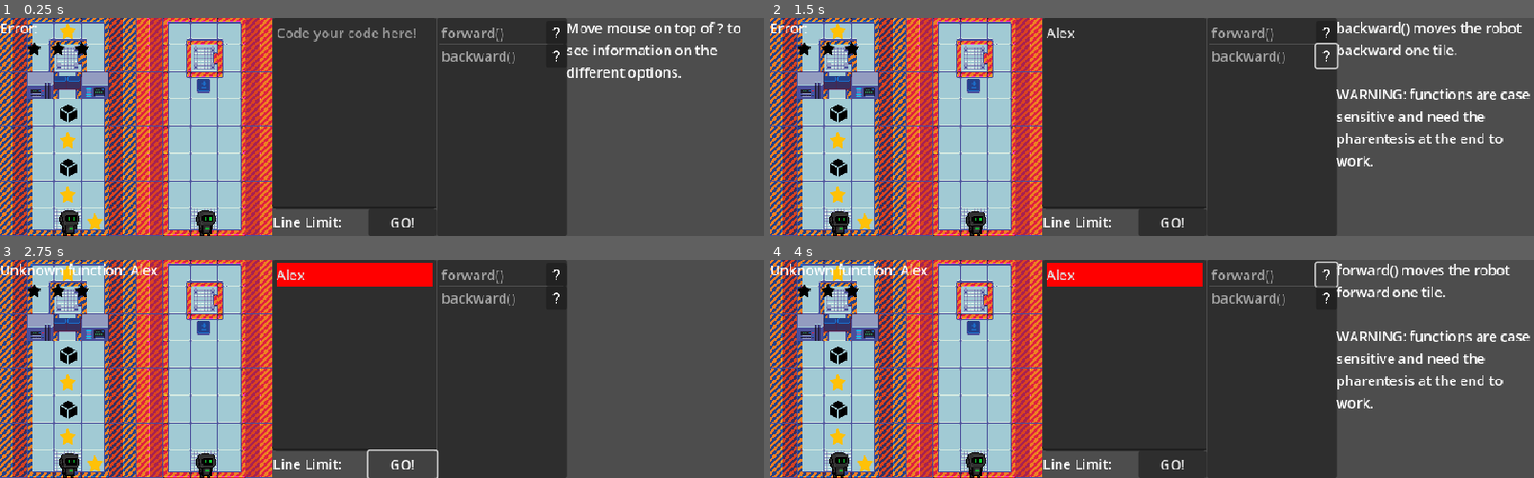
Above: before the commit, frames 1-4 (two rows, left to right).
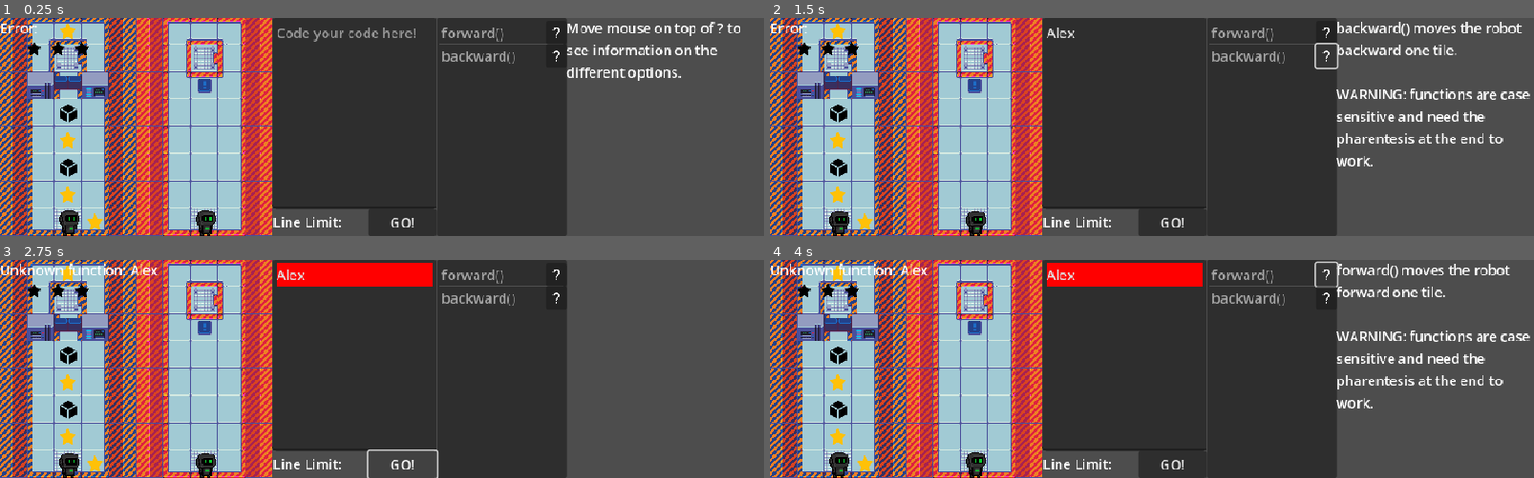
Above: after the commit, the same moments.

Repository: BingloGames/Robot-Bachelor
Game: Godot game, scene res://levels/2 player/Level1.tscn
Two runs of this game, one before a commit and one after it. Both use one fixed random seed, a clock stepped at 60 frames per second and the inputs below. This scene is started directly instead of the project's main scene.
Inputs (mouse positions are in pixels of both pictures, inside the frame that each line leads up to):
- Up to frame 1 (0.25 s): no input
- Up to frame 2 (1.5 s): click (1121, 113) at 0.52 s; type "Alex" at 0.6 s; click (1327, 55) at 1.25 s
- Up to frame 3 (2.75 s): click "GO!" at 2 s
- Up to frame 4 (4 s): click "GO!" at 2.75 s; click (1327, 275) at 3.5 s

The runs differ from the first frame. In frame 1, 0.2% of the frame differs, in the area x 7-28%, y 24-38%; in frame 2, 0.2%; in frame 3, 0.2%; in frame 4, 0.2%.

Commit message:
mutiplayer

Diff:
--- a/robot-project/button.gd
+++ b/robot-project/button.gd
@@ -1,21 +1,36 @@
 extends Area2D
 
 
+@export_enum("red", "blue") var color: String = "blue"
 @export var door: NodePath
 @export var needs_holding: bool = false
 @export var question = false
 
 
+func _ready():
+	var sprite = "res://"+color+" button.png"
+	get_node("Sprite2D").texture = load(sprite)
+
+
 func _on_body_entered(body: Node2D) -> void:
+	activate()
+
+
+func activate():
 	if get_node("/root/Node2D/").has_node("Input pop up"):
 		get_node("/root/Node2D/Input pop up").showInput()
-		get_node("/root/Node2D/code").running_code = false
 	else:
 		get_node(door).open()
-		get_node("/root/Node2D/code").running_code = false
+
+
+	get_node("/root/Node2D/code").running_code = false
 
 
 func _on_body_exited(body: Node2D) -> void:
+	deactivate()
+
+
+func deactivate():
 	if not needs_holding:
 		return
 	get_node(door).close()
--- /dev/null
+++ b/robot-project/button_multiplayer.gd
@@ -0,0 +1,23 @@
+extends "res://button.gd"
+
+
+func activate():
+	if not multiplayer.is_server():
+		return
+	activate_multiplayer.rpc()
+
+
+@rpc("call_local")
+func activate_multiplayer():
+	super.activate()
+
+
+func deactivate():
+	if not multiplayer.is_server():
+		return
+	deactivate_multiplayer.rpc()
+
+
+@rpc("call_local")
+func deactivate_multiplayer():
+	super.deactivate()
--- /dev/null
+++ b/robot-project/button_multiplayer.tscn
@@ -0,0 +1,7 @@
+[gd_scene load_steps=3 format=3 uid="uid://cb4vrqqmf63ik"]
+
+[ext_resource type="PackedScene" uid="uid://ct3ylbdix74av" path="res://button.tscn" id="1_sg4pg"]
+[ext_resource type="Script" uid="uid://c2wadjt527roa" path="res://button_multiplayer.gd" id="2_62wkt"]
+
+[node name="button" instance=ExtResource("1_sg4pg")]
+script = ExtResource("2_62wkt")
--- /dev/null
+++ b/robot-project/door multiplayer.tscn
@@ -0,0 +1,7 @@
+[gd_scene load_steps=3 format=3 uid="uid://d2nsbgpi61ctl"]
+
+[ext_resource type="PackedScene" uid="uid://ba7flvblhi3ln" path="res://blue_door_1.tscn" id="1_goxkn"]
+[ext_resource type="Script" uid="uid://bm71krwx2y2gh" path="res://door_multiplayer.gd" id="2_25qgc"]
+
+[node name="door" instance=ExtResource("1_goxkn")]
+script = ExtResource("2_25qgc")
--- a/robot-project/door.gd
+++ b/robot-project/door.gd
@@ -1,4 +1,27 @@
 extends StaticBody2D
+
+
+@export_enum("red", "blue") var color: String = "red"
+@export_enum("vertical", "horisontal") var dir: String = "vertical"
+
+
+func _ready() -> void:
+	var sprite = null
+
+	if color == "red":
+		sprite = "red door "
+	else:
+		sprite = "blue door "
+
+
+	if dir == "vertical":
+		sprite += "1"
+	else:
+		sprite += "2"
+
+
+	get_node("Sprite2D").texture = load("res://"+sprite+".png")
+
 
 
 func open() -> void:
--- /dev/null
+++ b/robot-project/door_multiplayer.gd
@@ -0,0 +1,46 @@
+extends "res://door.gd"
+
+
+func open():
+	if not multiplayer.is_server():
+		return
+	open_multiplayer.rpc()
+
+
+@rpc("call_local")
+func open_multiplayer():
+	super.open()
+
+
+func close():
+	if not multiplayer.is_server():
+		return
+	close_multiplayer.rpc()
+
+
+@rpc("call_local")
+func close_multiplayer():
+	super.close()
+
+
+func finished():
+	if not multiplayer.is_server():
+		return
+
+
+	super.finished()
+
+
+	for robot in get_node("/root/Node2D/code").robot_waiting_data.keys():
+		get_node("/root/Node2D/code").robot_waiting_data[robot]["running_code"] = true
+
+
+func reset():
+	if not multiplayer.is_server():
+		return
+	reset_multiplayer.rpc()
+
+
+@rpc("call_local")
+func reset_multiplayer():
+	super.reset()
--- a/robot-project/item.gd
+++ b/robot-project/item.gd
@@ -28,4 +28,4 @@
 	itemCollected = true
 
 
-	get_parent().new_item(self)
+	get_parent().new_item(self.get_path())
--- a/robot-project/items_counter.gd
+++ b/robot-project/items_counter.gd
@@ -11,16 +11,16 @@
 func reset_items() -> void:
 	item_count = 0
 	for item in items_collected:
-		item.respawn()
+		get_node(item).respawn()
 
 	items_collected.clear()
 
 
-func new_item(item: Item) -> void:
+func new_item(item_path: NodePath) -> void:
 	item_count += 1
-	items_collected.append(item)
+	items_collected.append(item_path)
 
 
-	get_node("/root/Node2D/Container/ItemList").add_item(item.item_name)
+	get_node("/root/Node2D/Container/ItemList").add_item(get_node(item_path).item_name)
 	var button = "/root/Node2D/Container/" + str(item_count+itemsInItemList-1)
 	get_node(button).show()
--- /dev/null
+++ b/robot-project/items_counter_multiplayer.gd
@@ -0,0 +1,33 @@
+extends "res://items_counter.gd"
+
+
+# Called when the node enters the scene tree for the first time.
+func _ready() -> void:
+	pass # Replace with function body.
+
+
+# Called every frame. 'delta' is the elapsed time since the previous frame.
+func _process(delta: float) -> void:
+	pass
+
+
+func new_item(item_path: NodePath) -> void:
+	if not multiplayer.is_server():
+		return
+	new_item_multiplayer.rpc(item_path)
+
+
+@rpc("call_local")
+func new_item_multiplayer(item_path: NodePath):
+	super.new_item(item_path)
+
+
+func reset_items() -> void:
+	if not multiplayer.is_server():
+		return
+	reset_items_multiplayer.rpc()
+
+
+@rpc("call_local")
+func reset_items_multiplayer():
+	super.reset_items()
--- a/robot-project/levels/2 player/Level1.tscn
+++ b/robot-project/levels/2 player/Level1.tscn
@@ -1,11 +1,12 @@
-[gd_scene load_steps=12 format=4 uid="uid://ddhrdw55u3oix"]
+[gd_scene load_steps=13 format=4 uid="uid://ddhrdw55u3oix"]
 
 [ext_resource type="TileSet" uid="uid://b86b5a6rn7qvr" path="res://TileSet.tres" id="1_tih6e"]
 [ext_resource type="Script" uid="uid://dblchqpqwm05w" path="res://levels/2 player/game multiplayer.gd" id="1_xap0c"]
 [ext_resource type="PackedScene" uid="uid://dj8bvk78ajlmy" path="res://Item.tscn" id="2_rdv1c"]
 [ext_resource type="PackedScene" uid="uid://dj7f68aatv7qu" path="res://robot multiplayer.tscn" id="2_xap0c"]
-[ext_resource type="PackedScene" uid="uid://ct3ylbdix74av" path="res://blue button.tscn" id="3_xap0c"]
-[ext_resource type="PackedScene" uid="uid://ba7flvblhi3ln" path="res://blue_door_1.tscn" id="4_bcaga"]
+[ext_resource type="PackedScene" uid="uid://d2nsbgpi61ctl" path="res://door multiplayer.tscn" id="3_bcaga"]
+[ext_resource type="Script" uid="uid://bi4dvyn34dlfm" path="res://items_counter_multiplayer.gd" id="4_f18ai"]
+[ext_resource type="PackedScene" uid="uid://cb4vrqqmf63ik" path="res://button_multiplayer.tscn" id="7_bcaga"]
 [ext_resource type="PackedScene" uid="uid://b0ujd0xpga4ra" path="res://temp_end_particles.tscn" id="7_h8d62"]
 [ext_resource type="PackedScene" uid="uid://bu5wqujjgco58" path="res://info_pop_up.tscn" id="8_t6xwf"]
 [ext_resource type="PackedScene" uid="uid://dqdijlggb57o1" path="res://item_list.tscn" id="9_w3jir"]
@@ -14,6 +15,7 @@
 
 [node name="Node2D" type="Node2D"]
 script = ExtResource("1_xap0c")
+metadata/_edit_horizontal_guides_ = [0.0, 224.0]
 
 [node name="ground" type="TileMapLayer" parent="."]
 tile_map_data = PackedByteArray("AAABAAEAAQAAAAIAAAABAAIAAQAEAAIAAAABAAMAAQAIAAIAAAABAAQAAQAIAAIAAAABAAUAAQAIAAIAAAABAA …(656 unchanged characters)…
@@ -27,6 +29,18 @@
 tile_map_data = PackedByteArray("AAAHAAEAAQALABYAAAACAAEAAQAJABYAAAABAAIAAQAGABYAAAADAAIAAQAHABYAAAACAAQAAgAAAAAAAQACAAAAAgAAAAAAAQAHAAcAAQAJABMAAAACAAYAAgAAAAAAAQACAAcAAQAJAA4AAAADAAcAAgAAAAAAAQA=")
 tile_set = ExtResource("1_tih6e")
 
+[node name="doors" type="Node2D" parent="."]
+
+[node name="door" parent="doors" instance=ExtResource("3_bcaga")]
+position = Vector2(80, 80)
+color = "blue"
+
+[node name="buttons" type="Node2D" parent="."]
+
+[node name="button" parent="buttons" instance=ExtResource("7_bcaga")]
+position = Vector2(240, 80)
+door = NodePath("../../doors/door")
+
 [node name="robots" type="Node2D" parent="."]
 
 [node name="robot1" parent="robots" instance=ExtResource("2_xap0c")]
@@ -36,22 +50,13 @@
 position = Vector2(240, 240)
 
 [node name="Items" type="Node2D" parent="."]
+script = ExtResource("4_f18ai")
 
 [node name="Item" parent="Items" instance=ExtResource("2_rdv1c")]
 position = Vector2(80, 176)
 
 [node name="Item2" parent="Items" instance=ExtResource("2_rdv1c")]
 position = Vector2(80, 112)
-
-[node name="buttons" type="Node2D" parent="."]
-position = Vector2(239, 80)
-
-[node name="button" parent="buttons" instance=ExtResource("3_xap0c")]
-
-[node name="doors" type="Node2D" parent="."]
-position = Vector2(79, 80)
-
-[node name="door" parent="doors" instance=ExtResource("4_bcaga")]
 
 [node name="end_particles" parent="." instance=ExtResource("7_h8d62")]
 position = Vector2(79, 48)
@@ -69,5 +74,6 @@
 [node name="code" parent="." instance=ExtResource("10_rdv1c")]
 offset_left = 320.0
 offset_right = 512.0
+line_limit = 100
 
 [node name="star counter" parent="." instance=ExtResource("11_xap0c")]
--- a/robot-project/robot.gd
+++ b/robot-project/robot.gd
@@ -31,7 +31,7 @@
 
 
 	if collision:
-		print("Collided!")
+		print(name + " collided with: ", collision.get_collider().name, " at position: ", collision.get_position())
 		#play animation before running this code?
 		Global.restart_level()
 		return
--- /dev/null
+++ b/robot-project/test.tscn
@@ -0,0 +1,10 @@
+[gd_scene load_steps=2 format=3 uid="uid://b67iudp1gj0wd"]
+
+[sub_resource type="CodeHighlighter" id="CodeHighlighter_mf4mk"]
+
+[node name="CodeEdit" type="CodeEdit"]
+offset_right = 160.0
+offset_bottom = 136.0
+syntax_highlighter = SubResource("CodeHighlighter_mf4mk")
+gutters_draw_line_numbers = true
+code_completion_enabled = true
--- a/robot-project/text_edit_multiplayer.gd
+++ b/robot-project/text_edit_multiplayer.gd
@@ -46,6 +46,9 @@
 
 
 			super._process(delta)
+
+
+			robot_code[robot] = codeLines
 
 
 			for for_loop_data in robot_for_loop_data[robot].keys():
@@ -160,3 +163,7 @@
 func stop_running_code() -> void:
 	for temp_robot in robot_code.keys():
 		robot_changes_wait(temp_robot, false)
+
+
+	for temp_robot in robot_for_loop_data.keys():
+		robot_for_loop_data[temp_robot] = robot_for_loop_data_default.duplicate_deep()
Renamed: robot-project/blue button.tscn -> robot-project/button.tscn
Not shown, added: robot-project/button_multiplayer.gd.uid
Not shown, added: robot-project/door_multiplayer.gd.uid
Not shown, added: robot-project/items_counter_multiplayer.gd.uid
